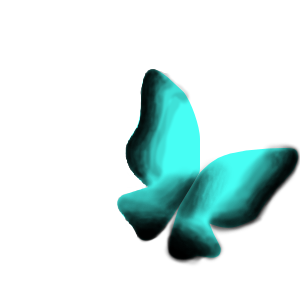
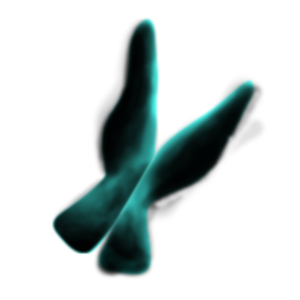
Revision of a layered 300 × 300 image; what changed, layer by layer:
hid group "Flat" (4 layers) over [114, 68, 300, 268]
added group "Flap 2 450" with 4 layers above "Flap 2 340" over [51, 17, 267, 279]
added layer "Right wing btwn 2 shade #2" in group "Flap 2 450" over [92, 73, 267, 279]
added layer "Right wing btwn 2 color #2" in group "Flap 2 450" over [98, 78, 257, 277]
added layer "Left wing btwn 2 shade #2" in group "Flap 2 450" over [52, 17, 159, 254]
added layer "Left wing btwn 2 color #2" in group "Flap 2 450" over [51, 17, 161, 256]
